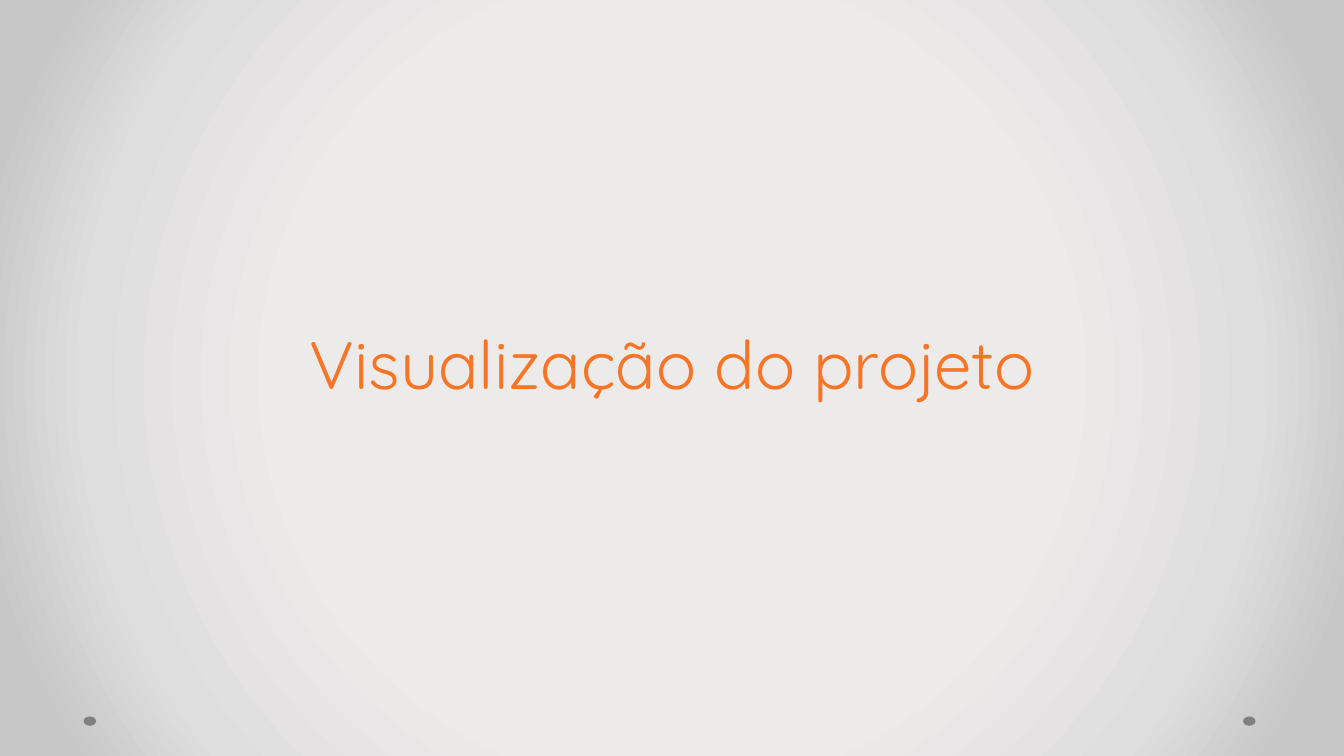
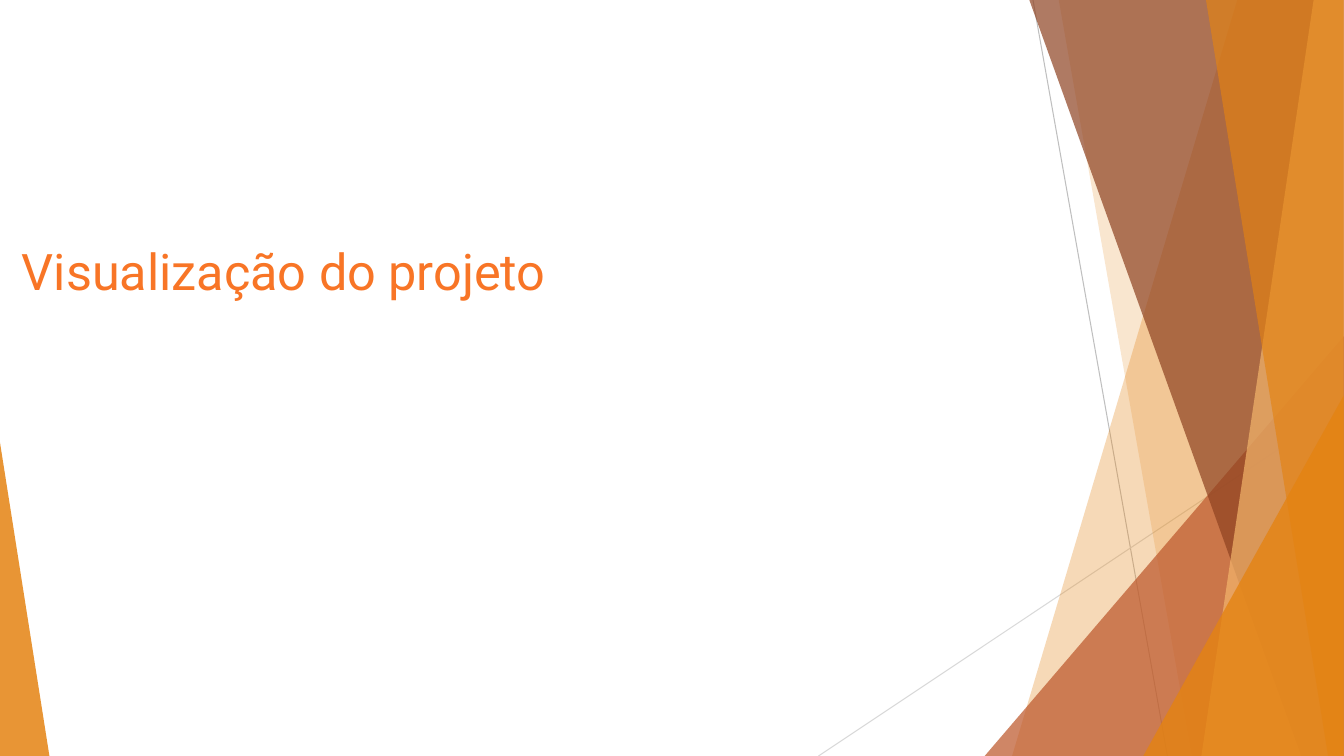
Before and after one commit to diogomneves/Alentejo-Pleasures, a slide deck: slide 9 of Apresentação_AlentejoPleasures.pptx (slide 5 before the commit). Drawn at 1344x756 pixels with LibreOffice and Linux fonts; fonts in the diff are those of the drawing. Boxes give left, top, right and bottom in pixels: in the first picture for what was removed or moved away, otherwise in the second. Text is boxed around its words. In the diff, an @@ line names an element or a change of style, - is before the commit and + after.

```diff
--- a/Apresentação_AlentejoPleasures.pptx
+++ b/Apresentação_AlentejoPleasures.pptx
@@ background gradient #EDEBEB to #E0DEDE to #C9C7C7 to #FFFFFF @@
@@ title "Visualização do projeto" moved from (x1=310, y1=339, x2=1034, y2=403) to (x1=22, y1=252, x2=546, y2=301) @@
@@ title "Visualização do projeto" at (x1=22, y1=252, x2=546, y2=301): size 48 to 36 pt, font Quicksand to Roboto; alignment centre to left; line spacing 48pt to 1; vertical alignment bottom to top @@
@@ group added at (x1=0, y1=0, x2=1344, y2=756): 5 freeform shapes, 3 triangles, 2 lines @@
@@ ellipse removed at (x1=84, y1=717, x2=96, y2=726) @@
@@ ellipse removed at (x1=1243, y1=717, x2=1255, y2=726) @@
```
Also in this commit, not shown: 3 other slides changed, 5 slides added, 1 slide removed.
